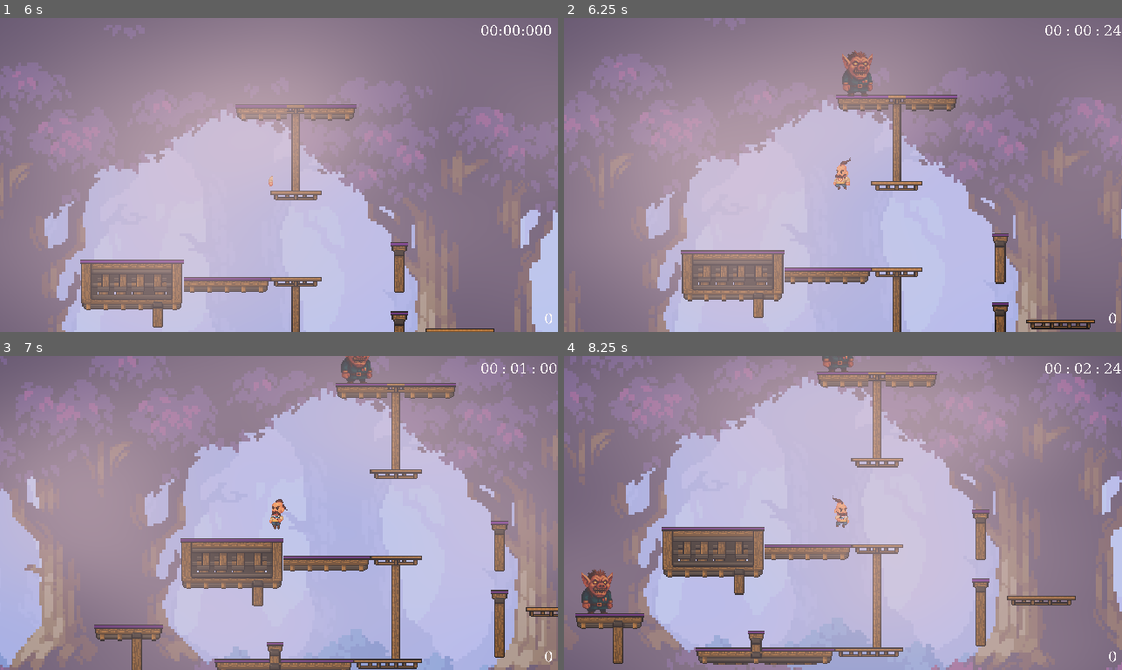
Above: before the commit, frames 1-4 (two rows, left to right).
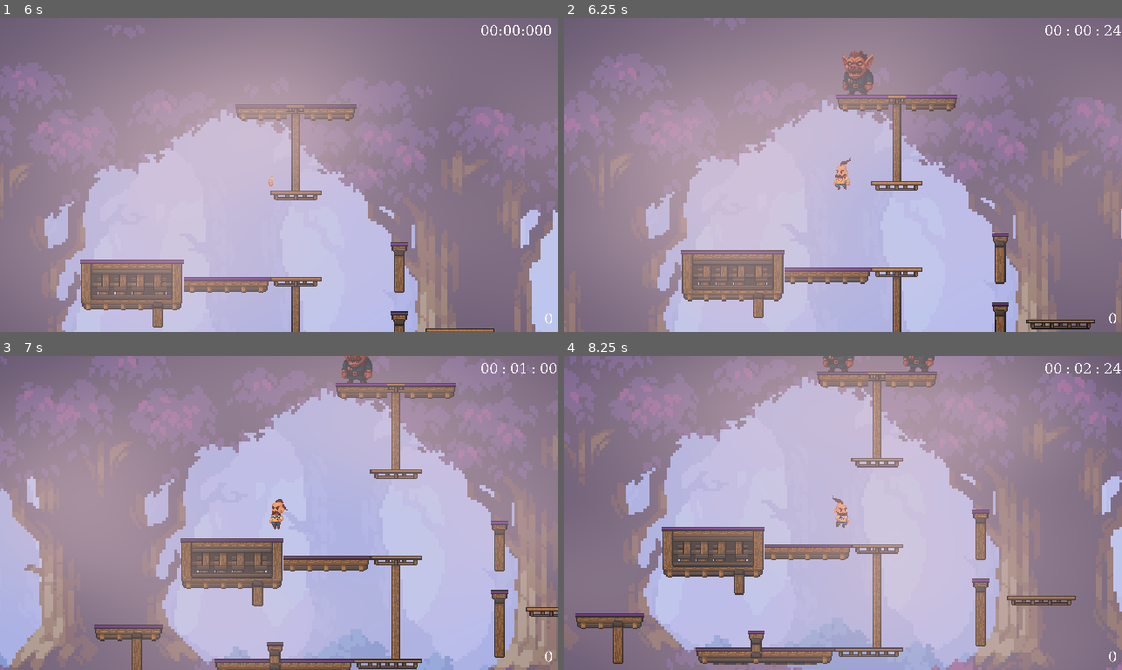
Above: after the commit, the same moments.

Repository: erotourtes/veliyduh
Game: Godot game, scene res://scenes/intro/intro.tscn
Same seed, same stepped clock (60 frames per second), same inputs: the game is played once before the commit and once after it. Sound files missing from this copy of the repository are replaced by a short silence.
Inputs:
- Up to frame 1 (6 s): hold O (fire) 0.53-1.28 s; hold D (right) 0.53-2.03 s; tap Space (jump) at 0.77, 1.52, 2, 3.02, 3.5, 3.77, 4.52, 5.75 s; tap Enter at 1.25, 2.75, 4.25 s; tap Alt (lock_direction) at 1.35, 5.85 s; hold A (left) 2.03-2.78 s; hold J (pick) 2.03-2.78 s; hold D (right) 2.78-4.28 s; tap O (fire) at 2.85 s; hold Alt (lock_direction) 3.53-4.28 s; hold A (left) 4.28-5.03 s; tap J (pick) at 4.35 s; hold D (right) 5.03-5.78 s; hold O (fire) 5.03-5.78 s; hold A (left) from 5.78 s (still down)
- Up to frame 2 (6.25 s): keep holding A (left); tap Space (jump) at 6.02 s
- Up to frame 3 (7 s): keep holding A (left); hold J (pick) from 6.53 s (still down); tap Space (jump) at 6.77 s
- Up to frame 4 (8.25 s): release A (left) at 7.28 s; release J (pick) at 7.28 s; hold D (right) from 7.28 s (still down); tap O (fire) at 7.35 s; tap Space (jump) at 7.52 s; hold Alt (lock_direction) from 8.03 s (still down)

Frame 1 is identical in both runs. In frame 2, 0.3% of the frame differs, in the area x 49-56%, y 10-25%; in frame 3, 0.2%; in frame 4, 0.9%, in the area x 3-67%, y 0-82%.

Commit message:
feat: fix enemy raycast

Diff:
--- a/scenes/characters/enemy.gd
+++ b/scenes/characters/enemy.gd
@@ -4,6 +4,7 @@
 @onready var audio_stream_player: AudioStreamPlayer = $AudioStreamPlayer
 @onready var vision: RayCast2D = $vision
 @onready var killzone: Area2D = $killzone
+@onready var animation_player: AnimationPlayer = $AnimationPlayer
 
 var is_dead := false
 var inFov := false
@@ -18,12 +19,15 @@
 	if is_dead:
 		return
 	if not inFov:
+		animation_player.stop()
 		return
-	vision.target_position = player.global_position - global_position
-	vision.target_position.x += 500
-	if not vision.is_colliding():
+	vision.target_position = vision.to_local(player.global_position)
+	vision.force_raycast_update()
+
+	if not vision.is_colliding() or vision.get_collider() != player:
 		return
 	player.poison()
+	animation_player.play("active")
 
 
 func die():
@@ -43,12 +47,13 @@
 func _on_pov_body_entered(body: Node2D) -> void:
 	print("body entered", body.get_class())
 	if not body.has_method("poison"):
+		inFov = false
 		return
 	inFov = true
 	player = body
 
 func _on_pov_body_exited(body: Node2D) -> void:
 	print("body removed", body.get_class())
-	if not body.has_method("poison"):
+	if body != player:
 		return
 	inFov = false
--- a/scenes/characters/enemy.tscn
+++ b/scenes/characters/enemy.tscn
@@ -1,17 +1,102 @@
-[gd_scene load_steps=6 format=3 uid="uid://jba7jy3f42ll"]
+[gd_scene load_steps=12 format=3 uid="uid://jba7jy3f42ll"]
 
-[ext_resource type="Texture2D" uid="uid://dtc0hj6r80m3m" path="res://assets/sprites/characters/enemy.png" id="1_7jb55"]
 [ext_resource type="Script" uid="uid://kh1nj02a6i5u" path="res://scenes/characters/enemy.gd" id="1_fulqv"]
+[ext_resource type="Texture2D" uid="uid://lov7tw8y0yoy" path="res://assets/sprites/characters/enemy_sprite_sheet.png" id="2_jgk6k"]
 [ext_resource type="Script" uid="uid://txomx41mai01" path="res://scenes/characters/enemy_area_script.gd" id="3_f2e6v"]
 [ext_resource type="PackedScene" uid="uid://yq8teyp46jh4" path="res://scenes/killzone.tscn" id="3_jgk6k"]
 [ext_resource type="AudioStream" uid="uid://b3r2aos5yf5bj" path="res://assets/audio/sounds/hollowMetalHit.wav" id="4_21x0f"]
 
+[sub_resource type="AtlasTexture" id="AtlasTexture_3k4es"]
+atlas = ExtResource("2_jgk6k")
+region = Rect2(0, 0, 408, 612)
+
+[sub_resource type="AtlasTexture" id="AtlasTexture_x5khh"]
+atlas = ExtResource("2_jgk6k")
+region = Rect2(408, 0, 408, 612)
+
+[sub_resource type="SpriteFrames" id="SpriteFrames_0ag5d"]
+animations = [{
+"frames": [{
+"duration": 1.0,
+"texture": SubResource("AtlasTexture_3k4es")
+}, {
+"duration": 1.0,
+"texture": SubResource("AtlasTexture_x5khh")
+}],
+"loop": true,
+"name": &"active",
+"speed": 5.0
+}]
+
+[sub_resource type="Animation" id="Animation_jgk6k"]
+resource_name = "active"
+length = 0.2
+loop_mode = 1
+tracks/0/type = "value"
+tracks/0/imported = false
+tracks/0/enabled = true
+tracks/0/path = NodePath("Sprite2D:frame")
+tracks/0/interp = 1
+tracks/0/loop_wrap = true
+tracks/0/keys = {
+"times": PackedFloat32Array(0, 0.1),
+"transitions": PackedFloat32Array(1, 2.4622886),
+"update": 0,
+"values": [0, 1]
+}
+tracks/1/type = "value"
+tracks/1/imported = false
+tracks/1/enabled = true
+tracks/1/path = NodePath(".:scale")
+tracks/1/interp = 1
+tracks/1/loop_wrap = true
+tracks/1/keys = {
+"times": PackedFloat32Array(0, 0.1),
+"transitions": PackedFloat32Array(1, 1),
+"update": 0,
+"values": [Vector2(1, 1), Vector2(1.05, 1.05)]
+}
+
+[sub_resource type="Animation" id="Animation_3k4es"]
+length = 0.001
+tracks/0/type = "value"
+tracks/0/imported = false
+tracks/0/enabled = true
+tracks/0/path = NodePath("Sprite2D:frame")
+tracks/0/interp = 1
+tracks/0/loop_wrap = true
+tracks/0/keys = {
+"times": PackedFloat32Array(0),
+"transitions": PackedFloat32Array(1),
+"update": 1,
+"values": [0]
+}
+tracks/1/type = "value"
+tracks/1/imported = false
+tracks/1/enabled = true
+tracks/1/path = NodePath(".:scale")
+tracks/1/interp = 1
+tracks/1/loop_wrap = true
+tracks/1/keys = {
+"times": PackedFloat32Array(0),
+"transitions": PackedFloat32Array(1),
+"update": 0,
+"values": [Vector2(1, 1)]
+}
+
+[sub_resource type="AnimationLibrary" id="AnimationLibrary_3k4es"]
+_data = {
+&"RESET": SubResource("Animation_3k4es"),
+&"active": SubResource("Animation_jgk6k")
+}
+
 [node name="Enemy" type="Node2D"]
 script = ExtResource("1_fulqv")
 
-[node name="Sprite2D" type="Sprite2D" parent="."]
-position = Vector2(-2, -275)
-texture = ExtResource("1_7jb55")
+[node name="Sprite2D" type="AnimatedSprite2D" parent="."]
+position = Vector2(-6, -280)
+sprite_frames = SubResource("SpriteFrames_0ag5d")
+animation = &"active"
 
 [node name="killzone" parent="." instance=ExtResource("3_jgk6k")]
 
@@ -33,7 +118,7 @@
 [node name="vision" type="RayCast2D" parent="."]
 position = Vector2(-21, -352)
 target_position = Vector2(203, -203)
-collision_mask = 2
+collision_mask = 3
 
 [node name="POV" type="Area2D" parent="."]
 collision_layer = 0
@@ -43,5 +128,10 @@
 position = Vector2(296, -385)
 polygon = PackedVector2Array(1322, 502, 1049, -757, -197, 31, 346, 323)
 
+[node name="AnimationPlayer" type="AnimationPlayer" parent="."]
+libraries = {
+&"": SubResource("AnimationLibrary_3k4es")
+}
+
 [connection signal="body_entered" from="POV" to="." method="_on_pov_body_entered"]
 [connection signal="body_exited" from="POV" to="." method="_on_pov_body_exited"]
--- a/scenes/enemies.gd
+++ b/scenes/enemies.gd
@@ -51,6 +51,9 @@
 
 	var enemy = enemy_scene.instantiate()
 	enemy.global_position = pos.global_position
+	var isFlipped = randf() > 0.5
+	if isFlipped:
+		enemy.scale.x = -1
 	enemies_container.add_child(enemy)
 
 	# assign lifetime & signal
Binary file added: assets/sprites/characters/enemy_sprite_sheet.png
Not shown, added: assets/sprites/characters/enemy_sprite_sheet.png.import
